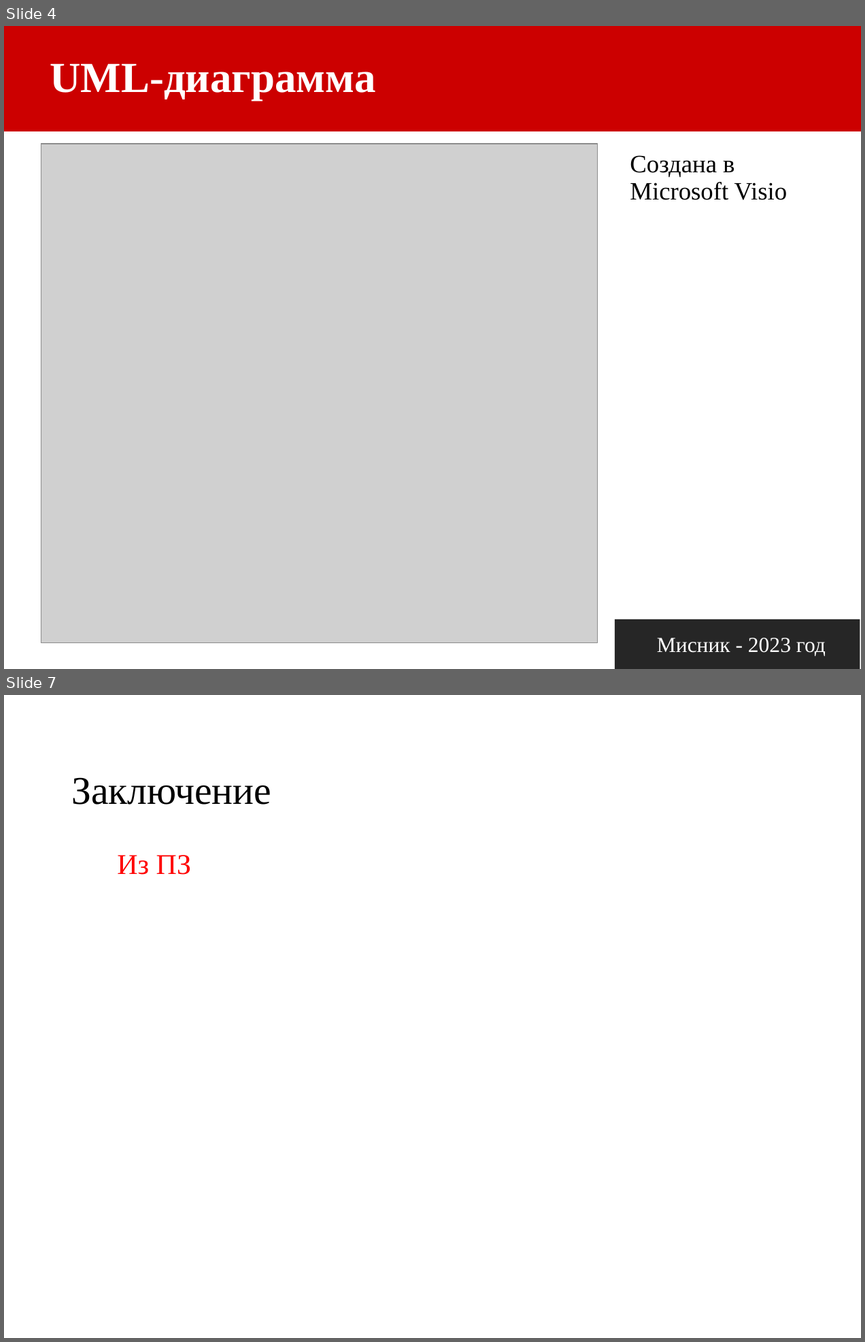
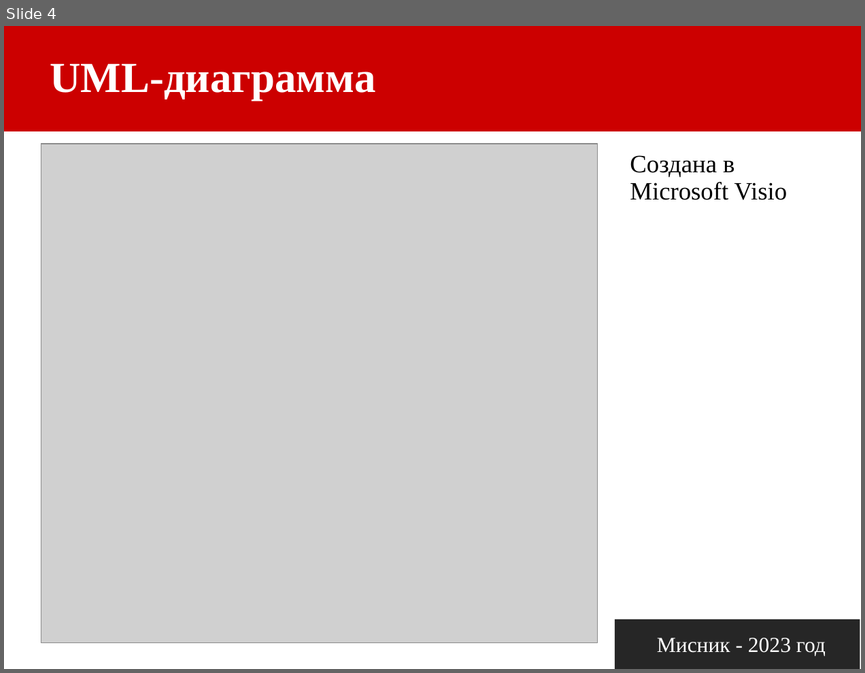
Before and after one commit to kyvshinka2/english-, a slide deck: Защита курсовой.pptx. Shown one above the other, each under a label of ours: slides 4 and 7 before the commit, slide 4 after it; the slides between them are not shown. The pictures are 865x1342 and 865x673 pixels, drawn with LibreOffice and Linux fonts; fonts in the diff are those of the drawing; grey boxes stand for pictures. Boxes give left, top, right and bottom in pixels: in the first picture for what was removed or moved away, otherwise in the second. Text is boxed around its words. In the diff, an @@ line names an element or a change of style, - is before the commit and + after.

```diff
--- a/Защита курсовой.pptx
+++ b/Защита курсовой.pptx
@@ slide 7 removed at (4,695,861,1338), background #FFFFFF @@
@@ title removed at (71,777,271,804) @@
-Заключение
@@ text removed at (117,855,191,875) @@
-Из ПЗ
```
Also in this commit, not shown: 3 slides changed, 5 slides added, 2 other slides removed, 2 other files.
